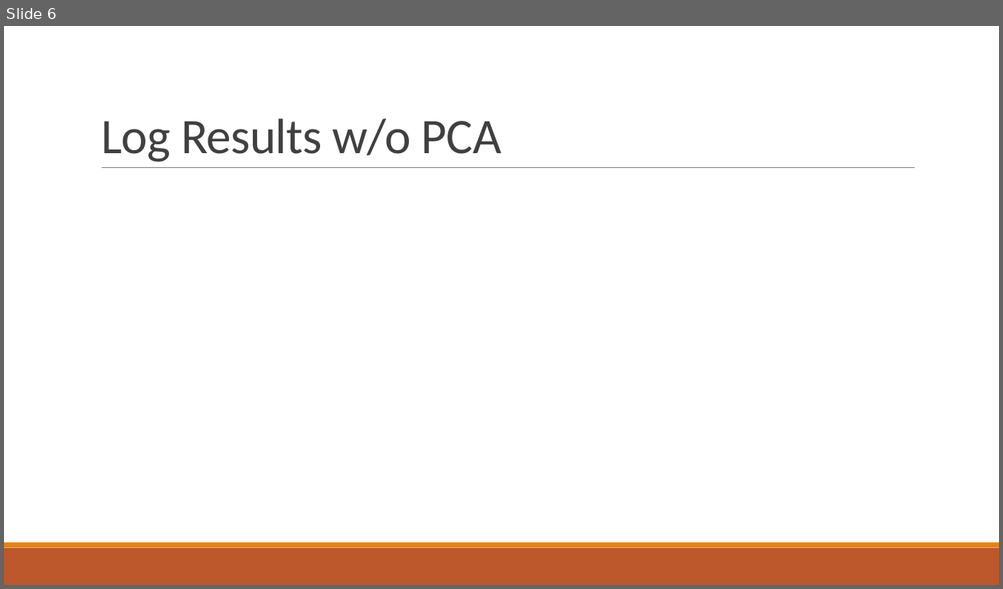
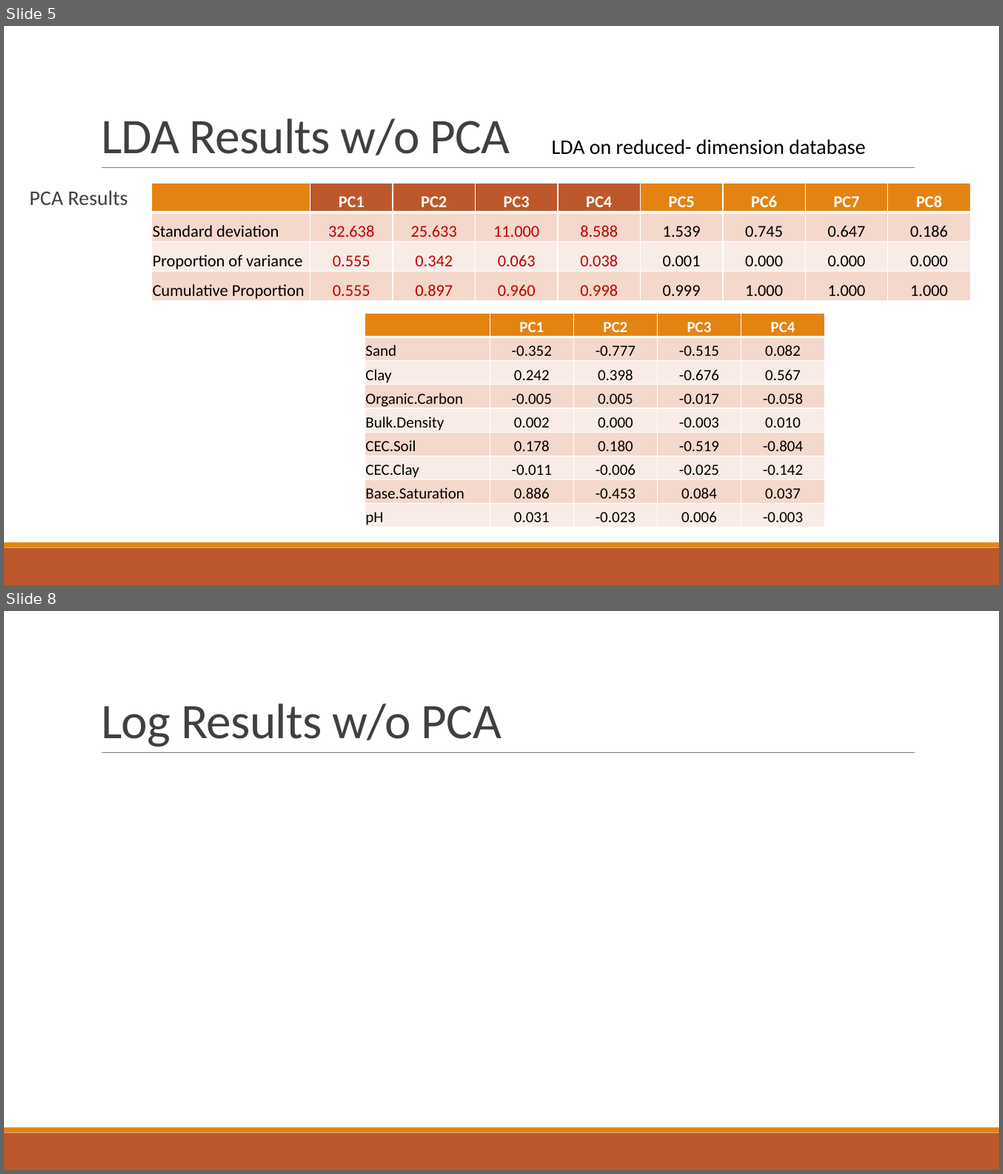
Before and after one commit to MLBartley/DataMiningCourse, a slide deck: Project1Slides.pptx. Shown one above the other, each under a label of ours: slide 6 before the commit, slides 5 and 8 after it; the slides between them are not shown. The pictures are 1003x589 and 1003x1174 pixels, drawn with LibreOffice and Linux fonts; fonts in the diff are those of the drawing. Boxes give left, top, right and bottom in pixels: in the first picture for what was removed or moved away, otherwise in the second. Text is boxed around its words. In the diff, an @@ line names an element or a change of style, - is before the commit and + after.

```diff
--- a/Project1Slides.pptx
+++ b/Project1Slides.pptx
@@ slide 5 added at bbox=[4, 26, 999, 585], background #FFFFFF; not listed: 3 template elements that a slide beside it also shows @@
@@ title added at bbox=[101, 118, 509, 156], 48 pt, text #404040 @@
+LDA Results w/o PCA
@@ text added at bbox=[552, 139, 865, 155], 20 pt, text #000000 @@
+LDA on reduced- dimension database
@@ text added at bbox=[29, 190, 128, 205], 20 pt, text #404040 @@
+  PCA Results
@@ table added at bbox=[152, 183, 973, 302], 4 rows, 9 columns @@
+ | PC1 | PC2 | PC3 | PC4 | PC5 | PC6 | PC7 | PC8
+Standard deviation | 32.638 | 25.633 | 11.000 | 8.588 | 1.539 | 0.745 | 0.647 | 0.186
+Proportion of variance | 0.555 | 0.342 | 0.063 | 0.038 | 0.001 | 0.000 | 0.000 | 0.000
+Cumulative Proportion | 0.555 | 0.897 | 0.960 | 0.998 | 0.999 | 1.000 | 1.000 | 1.000
@@ table added at bbox=[365, 313, 825, 528], 9 rows, 5 columns @@
+ | PC1 | PC2 | PC3 | PC4
+Sand | -0.352 | -0.777 | -0.515 | 0.082
+Clay | 0.242 | 0.398 | -0.676 | 0.567
+Organic.Carbon | -0.005 | 0.005 | -0.017 | -0.058
+Bulk.Density | 0.002 | 0.000 | -0.003 | 0.010
+CEC.Soil | 0.178 | 0.180 | -0.519 | -0.804
+CEC.Clay | -0.011 | -0.006 | -0.025 | -0.142
+Base.Saturation | 0.886 | -0.453 | 0.084 | 0.037
+pH | 0.031 | -0.023 | 0.006 | -0.003
@@ what was slide 6 is now slide 8 @@
```
Also in this commit, not shown: 5 slides changed, 1 other slide added, 5 other files.
